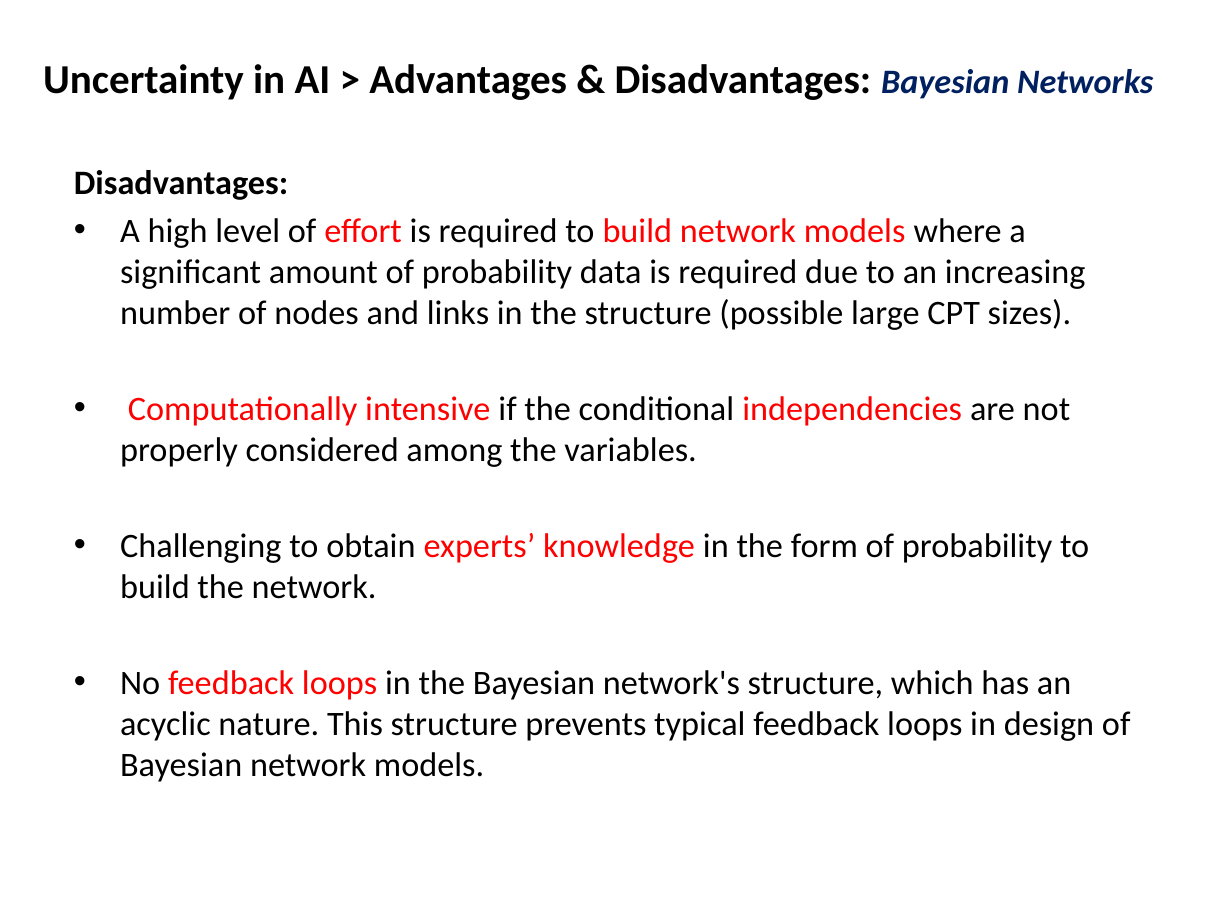
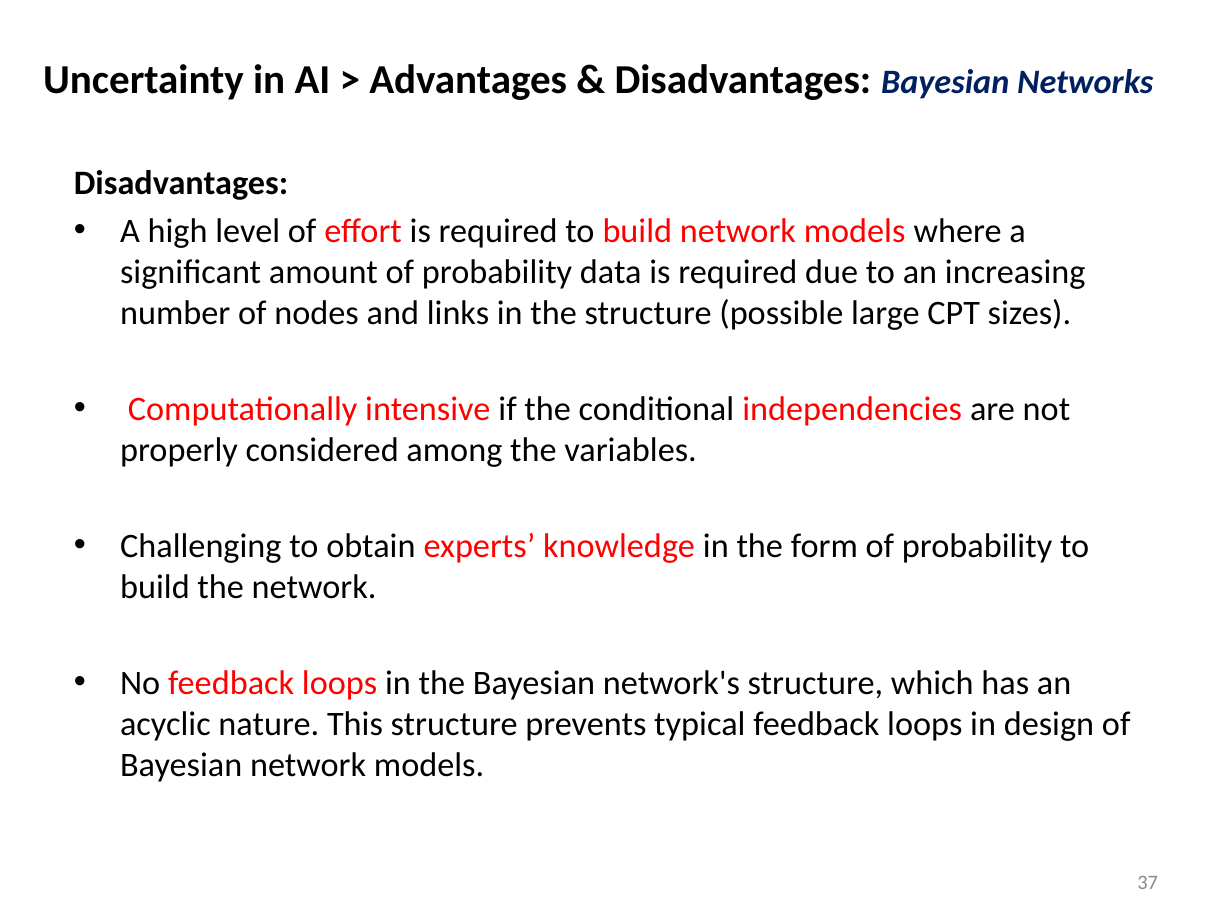
Before and after one commit to mshayganfar/CompExam1, a slide deck: slide 37 of presentation/PhD-comprehensive-exam-2.pptx (slide 38 before the commit). Drawn at 1232x924 pixels with LibreOffice and Linux fonts; fonts in the diff are those of the drawing. Boxes give left, top, right and bottom in pixels: in the first picture for what was removed or moved away, otherwise in the second. Text is boxed around its words. In the diff, an @@ line names an element or a change of style, - is before the commit and + after.

```diff
--- a/presentation/PhD-comprehensive-exam-2.pptx
+++ b/presentation/PhD-comprehensive-exam-2.pptx
@@ page number added at box(1137, 876, 1158, 889), 12 pt, text #8C8C8C @@
+37
```
Also in this commit, not shown: 41 other slides changed, 1 slide added, 1 slide removed, 4 other files.
